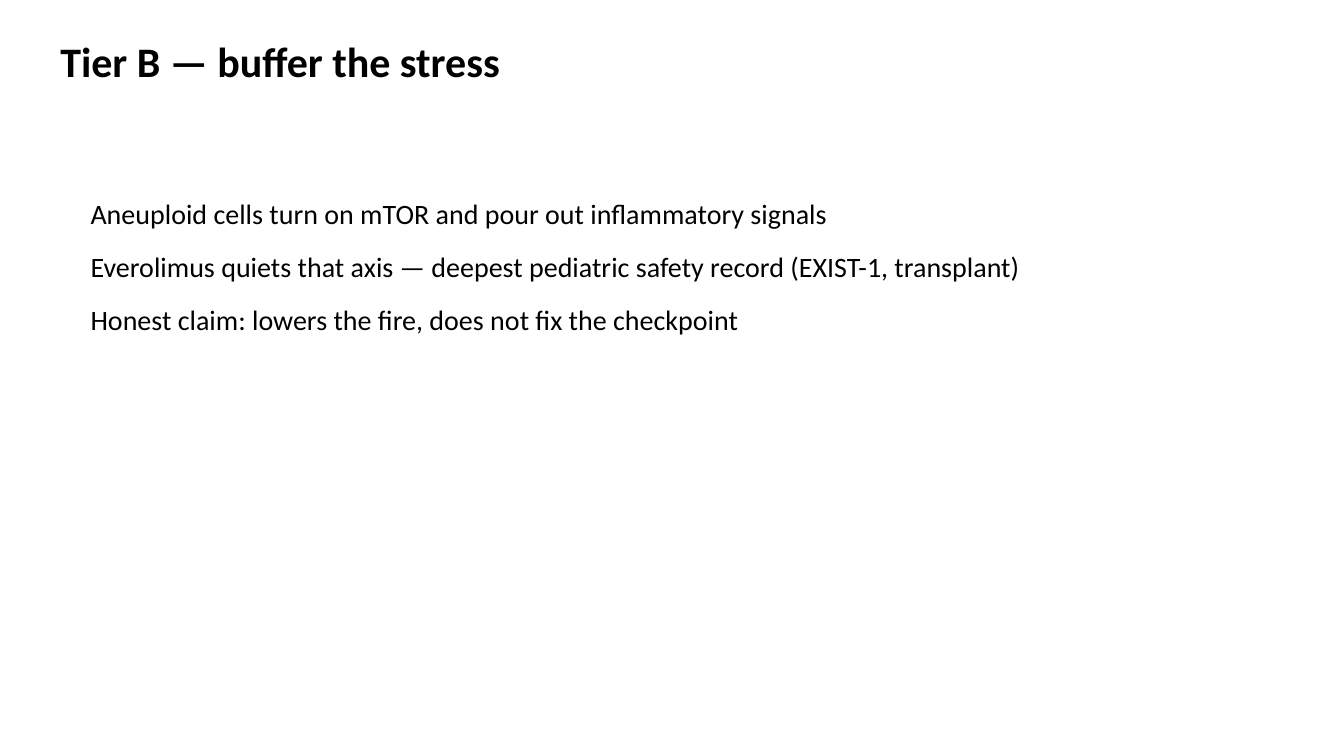
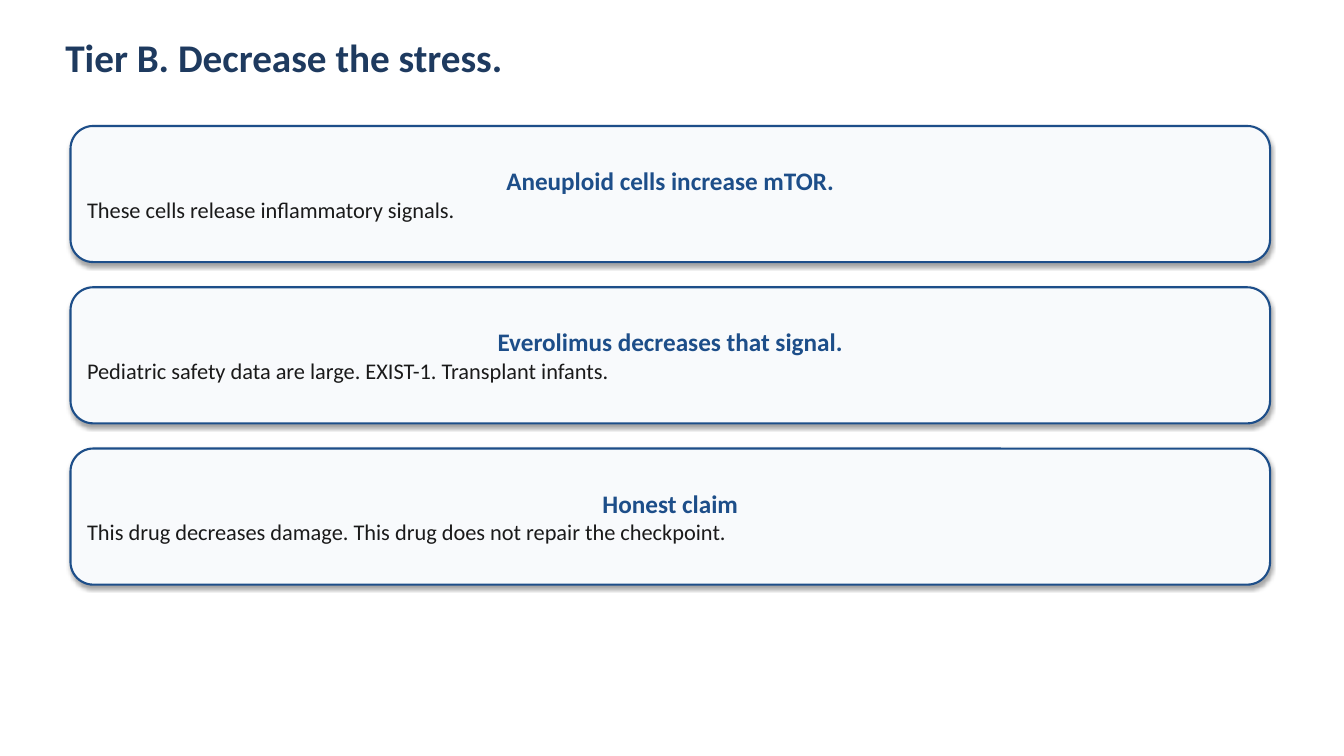
Before and after one commit to bigbag/mva-hackathon-2026, a slide deck: slide 6 of track2/slides/pitch_deck.pptx. Drawn at 1344x756 pixels with LibreOffice and Linux fonts; fonts in the diff are those of the drawing. Boxes give left, top, right and bottom in pixels: in the first picture for what was removed or moved away, otherwise in the second. Text is boxed around its words. In the diff, an @@ line names an element or a change of style, - is before the commit and + after.

```diff
--- a/track2/slides/pitch_deck.pptx
+++ b/track2/slides/pitch_deck.pptx
@@ text at <box>65,44,503,73</box>: text changed; size 30 to 28 pt; text colour #000000 to #1E3A5F @@
-Tier B — buffer the stress
+Tier B. Decrease the stress.
@@ rounded rectangle added at <box>71,126,1270,262</box>, fill #F8FAFC, outline #1D4E89 1.5 pt, 16 pt, text #1A1A1A @@
+Aneuploid cells increase mTOR.
+These cells release inflammatory signals.
@@ text removed at <box>91,204,1019,335</box> @@
-Aneuploid cells turn on mTOR and pour out inflammatory signals
-Everolimus quiets that axis — deepest pediatric safety record (EXIST-1, transplant)
-Honest claim: lowers the fire, does not fix the checkpoint
@@ rounded rectangle added at <box>71,287,1270,423</box>, fill #F8FAFC, outline #1D4E89 1.5 pt, 16 pt, text #1A1A1A @@
+Everolimus decreases that signal.
+Pediatric safety data are large. EXIST-1. Transplant infants.
@@ rounded rectangle added at <box>71,449,1270,585</box>, fill #F8FAFC, outline #1D4E89 1.5 pt, 16 pt, text #1A1A1A @@
+Honest claim
+This drug decreases damage. This drug does not repair the checkpoint.
```
Also in this commit, not shown: 11 other slides changed, 15 other files.
